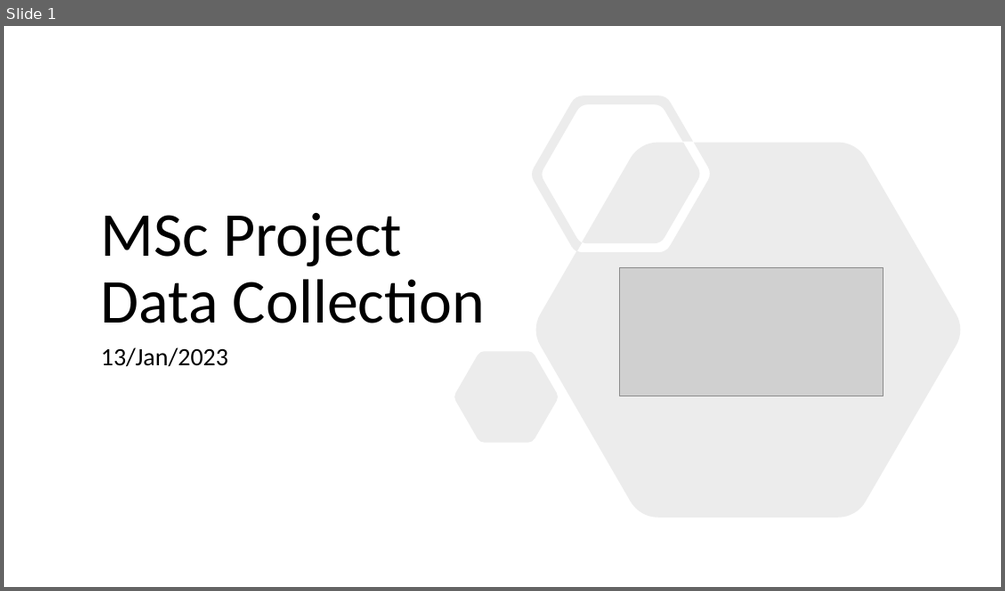
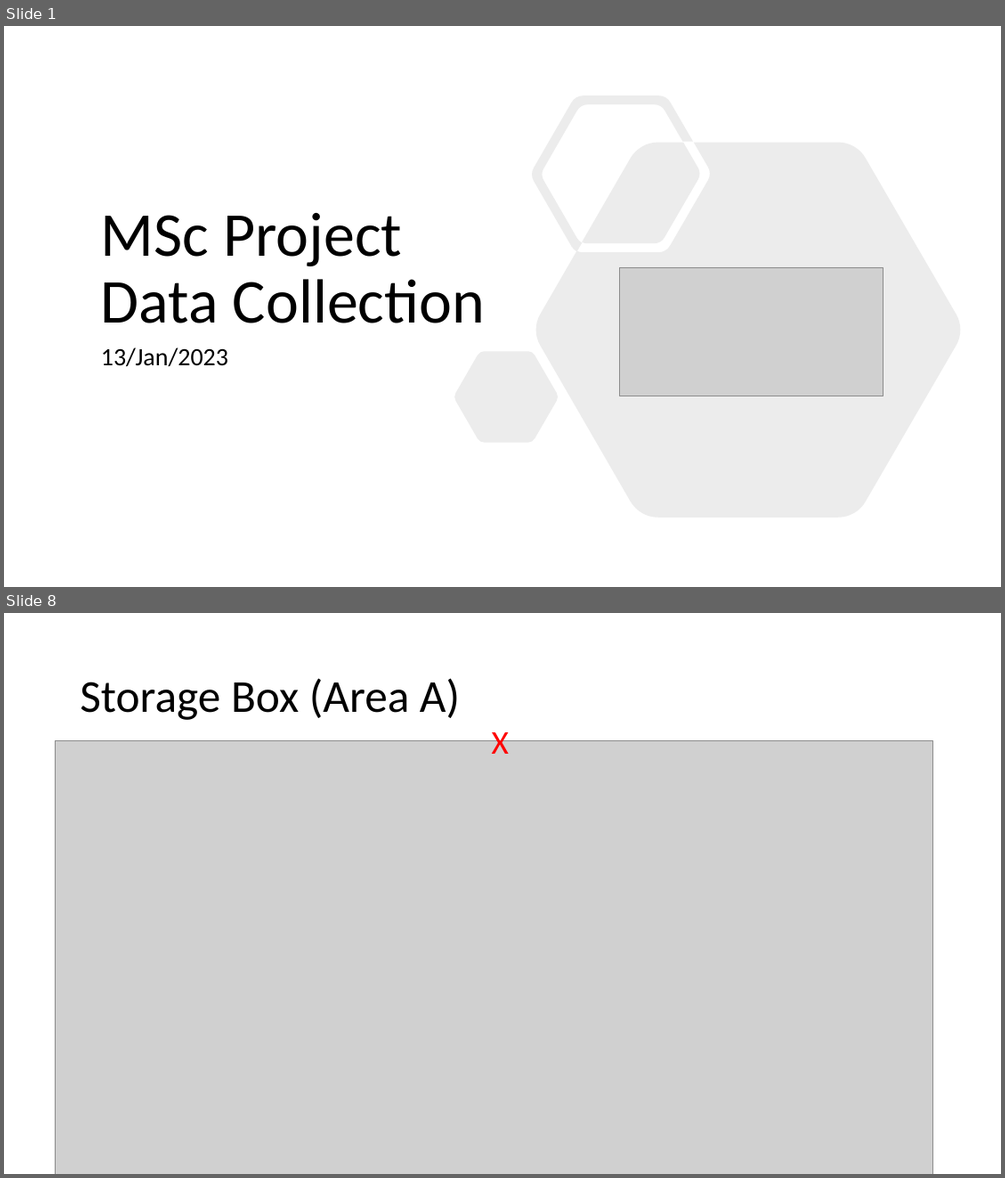
Before and after one commit to ofithcheallaigh/masters_project, a slide deck: Documentation/Presentations/Supervisor Meetings/update_130123.pptx. Shown one above the other, each under a label of ours: slide 1 before the commit, slides 1 and 8 after it; the slides between them are not shown. The pictures are 1005x591 and 1005x1178 pixels, drawn with LibreOffice and Linux fonts; fonts in the diff are those of the drawing; grey boxes stand for pictures. Boxes give left, top, right and bottom in pixels: in the first picture for what was removed or moved away, otherwise in the second. Text is boxed around its words. In the diff, an @@ line names an element or a change of style, - is before the commit and + after.

```diff
--- a/Documentation/Presentations/Supervisor Meetings/update_130123.pptx
+++ b/Documentation/Presentations/Supervisor Meetings/update_130123.pptx
@@ slide 8 added at [4,613,1001,1174], background #FFFFFF @@
@@ title added at [80,678,460,720], 44 pt, text #000000 @@
+Storage Box (Area A)
@@ picture added at [55,741,933,1174] @@
@@ text added at [492,726,509,754], 32 pt, text #FF0000 @@
+X
```
Also in this commit, not shown: 1 slide changed, 8 other slides added.
